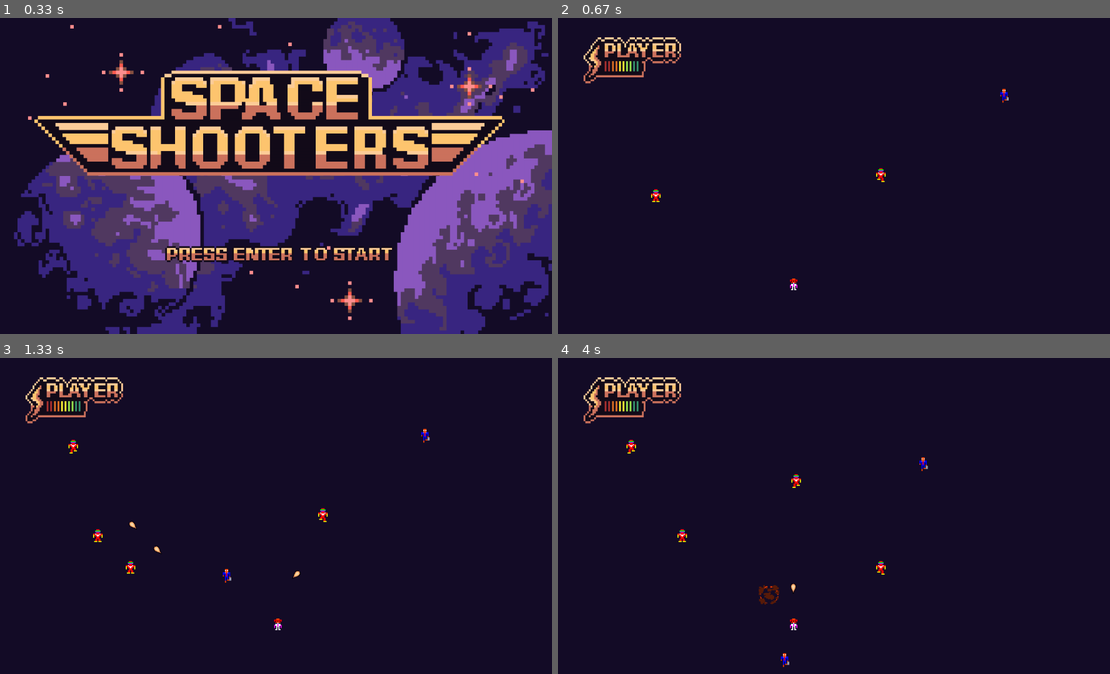
Above: before the commit, frames 1-4 (two rows, left to right).
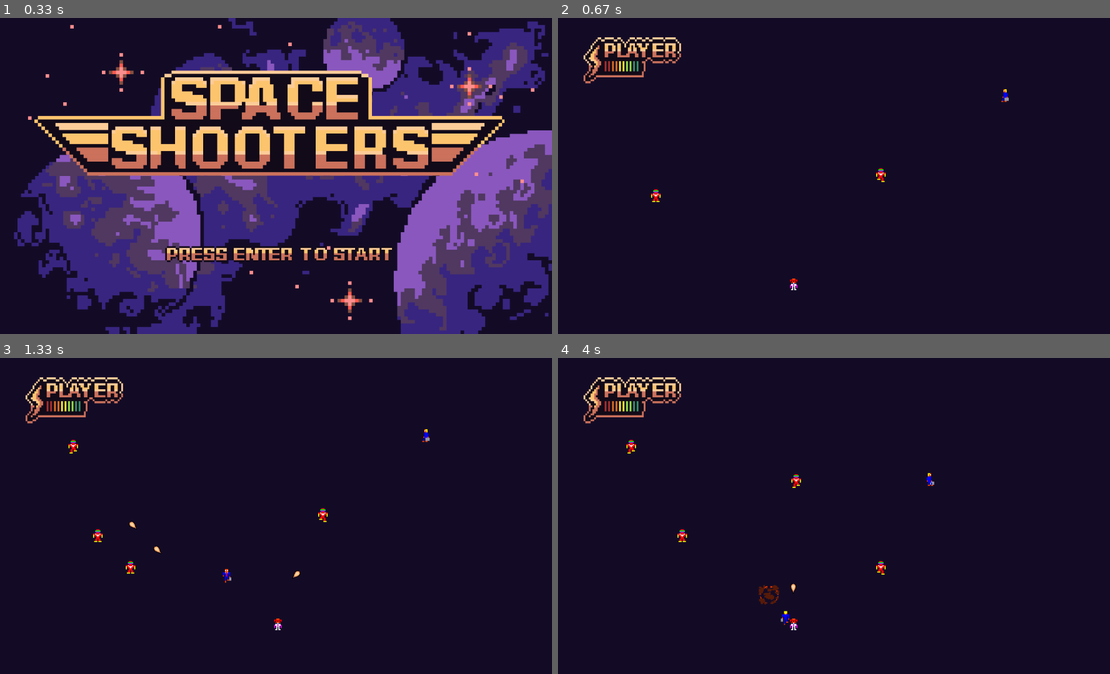
Above: after the commit, the same moments.

Repository: franaraujo3/Robotron-2084-pygame
Game: pygame game, started from main.py
The game is run twice, just before and just after one commit, with the same random seed, the same clock (stepped at 60 frames per second) and the same inputs.
Inputs (mouse positions are in pixels of both pictures, inside the frame that each line leads up to):
- Up to frame 1 (0.33 s): no input
- Up to frame 2 (0.67 s): tap Enter at 0.33 s
- Up to frame 3 (1.33 s): press the mouse at (99, 468) at 0.7 s; move the mouse to (93, 528) at 0.8 s; release the mouse at (93, 588) at 0.93 s; hold D from 1 s (still down); move the mouse to (353, 405) at 1.03 s
- Up to frame 4 (4 s): release D at 1.47 s; hold W 1.5-1.8 s; move the mouse to (679, 399) at 1.53 s; tap ' at 1.65, 3.05 s; hold D 1.83-2.3 s; hold A 2.33-2.87 s; hold S 2.9-3.2 s; hold A 3.23-3.63 s; press the mouse at (657, 468) at 3.7 s; move the mouse to (795, 481) at 3.8 s; release the mouse at (944, 490) at 3.93 s

Frame 1 is identical in both runs. In frame 2, less than 0.1% of the frame differs, in the area x 80-82%, y 22-27%; in frame 3, less than 0.1%; in frame 4, 0.2%, in the area x 40-69%, y 31-98%.

Commit message:
Npc updates
-updated npc behaviors and animation

Diff:
--- a/GameStates/gameplay.py
+++ b/GameStates/gameplay.py
@@ -22,9 +22,13 @@
         level = Levels(game_level)
         self.background = level.get_bg_color()
         self.level = level
+        self.score = 0
+        self.humans_rescued = 0
         self.sprites = level.get_group()
         self.ships = pygame.sprite.Group()
         self.pickups = pygame.sprite.Group()
+        self.humans = []
+        self.catchers = []
         self.temp_pickups = []
         ship = PlayerShip('Sprites/Player/Player_Walking_Down', (screen_width / 2 - 100, screen_height - 140))
         self.health_bars = pygame.sprite.Group()
@@ -86,9 +90,13 @@
             ship.shot_sprites.update()
             for pickup in self.pickups.sprites():
                 self.pickup_collision(ship, pickup)
+            for human in self.humans:
+                self.human_collision(ship, human)
             for pickup in self.temp_pickups:
                 pickup.wear(ship)
-
+        for catcher in self.catchers:
+            for human in self.humans:
+                self.human_collision(catcher, human)
         for enemy in self.enemies:
             enemy.shot_sprites.update()
             for ship in self.ships.sprites():
@@ -127,8 +135,12 @@
                     enemy = self.level.make_enemy(wave.enemy)
                     if not enemy.friend:
                         self.enemies.append(enemy)
+                    else:
+                        self.humans.append(enemy)
                     if enemy.aimed:
                         self.aim_enemies.append(enemy)
+                    if enemy.catcher:
+                        self.catchers.append(enemy)
                     self.sprites.add(enemy)
                     self.level_timer = 60 / wave.number
             self.wave_progress += 1
@@ -200,8 +212,12 @@
 
     def pickup_collision(self, ship, pickup):
         if pygame.sprite.collide_mask(ship, pickup):
-            if pickup.type == 1 and len(self.ships) < len(self.players):
-                self.revive_player()
-            else:
-                pickup.effect(ship)
+            pickup.effect(ship)
             pickup.kill()
+
+    def human_collision(self, ship, human):
+        if pygame.sprite.collide_mask(ship, human):
+            if not ship.catcher:
+                self.score += 1000+self.humans_rescued*1000
+                self.humans_rescued += 1
+            human.kill()
--- a/enemy_types.py
+++ b/enemy_types.py
@@ -14,26 +14,44 @@
         self.hp = 20
         self.damage = 0
         self.friend = True
-        randNum = random.randint(0, 2)
-        if randNum == 0:
-            self.make_ship('Sprites/Family/Daddy/Daddy_Walk_Down')
-        elif randNum == 1:
-            self.make_ship('Sprites/Family/Mommy/Mommy_Walk_Down')
-        elif randNum == 2:
-            self.make_ship('Sprites/Family/Tommy/Tommy_Walk_Down')
+        self.sprite = random.randint(0, 2)
+        self.vel = pygame.math.Vector2(0, 0)
+        self.anim_path(0)
+        self.pos = pygame.math.Vector2(self.rect.x, self.rect.y)
         self.move_timer = 0
-        self.pos = pygame.math.Vector2(self.rect.x, self.rect.y)
-        self.vel = pygame.math.Vector2(0, 0)
 
     def move(self):
         if self.move_timer > 0:
             self.move_timer -= 1
         else:
             self.move_timer = 100
-            angle = random.randint(0, 7) / 8 * math.pi * 2
+            num = random.randint(0, 7)
+            angle = num / 8 * math.pi * 2
             self.vel = pygame.math.Vector2(math.cos(angle), math.sin(angle))
+            self.anim_path(num)
         self.pos += self.vel * 1.5
-        self.rect.center = [int(self.pos.x), int(self.pos.y)]
+        if self.pos.x < 200 or self.pos.x > 1400 or self.pos.y < 100 or self.pos.y > 800:
+            self.move_timer = 0
+        else:
+            self.rect.center = [int(self.pos.x), int(self.pos.y)]
+
+    def anim_path(self, num):
+        path = ''
+        if self.sprite == 0:
+            path = 'Daddy'
+        elif self.sprite == 1:
+            path = 'Mommy'
+        elif self.sprite == 2:
+            path = 'Tommy'
+        if 0 <= num < 2 or num == 7:
+            self.load_path('Sprites/Family/'+path+'/'+path+'_Walk_Right')
+        elif num == 2:
+            self.load_path('Sprites/Family/'+path+'/'+path+'_Walk_Down')
+        elif 2 < num <= 5:
+            self.load_path('Sprites/Family/'+path+'/'+path+'_Walk_Left')
+        else:
+            self.load_path('Sprites/Family/'+path+'/'+path+'_Walk_Up')
+
 
 
 class Grunt(Npc):
@@ -76,13 +94,29 @@
         self.move_timer = 0
         self.pos = pygame.math.Vector2(self.rect.x, self.rect.y)
         self.vel = pygame.math.Vector2(0, 0)
+        self.catcher = True
 
     def move(self):
         if self.move_timer > 0:
             self.move_timer -= 1
         else:
             self.move_timer = 150
-            angle = random.randint(0, 3) / 4 * math.pi * 2
+            num = random.randint(0, 3)
+            angle = num / 4 * math.pi * 2
+            self.anim_path(num)
             self.vel = pygame.math.Vector2(math.cos(angle), math.sin(angle))
         self.pos += self.vel
-        self.rect.center = [int(self.pos.x), int(self.pos.y)]
+        if self.pos.x < 200 or self.pos.x > 1400 or self.pos.y < 100 or self.pos.y > 800:
+            self.move_timer = 0
+        else:
+            self.rect.center = [int(self.pos.x), int(self.pos.y)]
+
+    def anim_path(self, num):
+        if num == 0:
+            self.load_path('Sprites/EnemyHulk/Hulk_Walk_Right')
+        elif num == 1:
+            self.load_path('Sprites/EnemyHulk/Hulk_Walk_Down_Up')
+        elif num == 2:
+            self.load_path('Sprites/EnemyHulk/Hulk_Walk_Left')
+        else:
+            self.load_path('Sprites/EnemyHulk/Hulk_Walk_Down_Up')
--- a/player.py
+++ b/player.py
@@ -8,7 +8,6 @@
 class PlayerShip(Ship):
     def __init__(self, sheet, pos):
         super().__init__()
-        self.score = 0
         self.shot_time = 10
         self.shot_speed = 10
         self.move_speed = 6
--- a/ship.py
+++ b/ship.py
@@ -21,6 +21,7 @@
         self.shoot_time = 0
         self.dead = False
         self.boss = False
+        self.catcher = False
 
     def make_ship(self, path, shot=None):
         self.load_path(path)
Binary file changed: Sprites/EnemyHulk/Hulk_Walk_Left/tile000.png
Binary file changed: Sprites/EnemyHulk/Hulk_Walk_Left/tile001.png
Binary file changed: Sprites/EnemyHulk/Hulk_Walk_Left/tile002.png
Binary file changed: Sprites/EnemyHulk/Hulk_Walk_Left/tile003.png
Binary file changed: Sprites/EnemyHulk/Hulk_Walk_Right/tile000.png
Binary file changed: Sprites/EnemyHulk/Hulk_Walk_Right/tile001.png
Binary file changed: Sprites/EnemyHulk/Hulk_Walk_Right/tile002.png
Binary file changed: Sprites/EnemyHulk/Hulk_Walk_Right/tile003.png
Binary file changed: Sprites/Player/tile000.png
